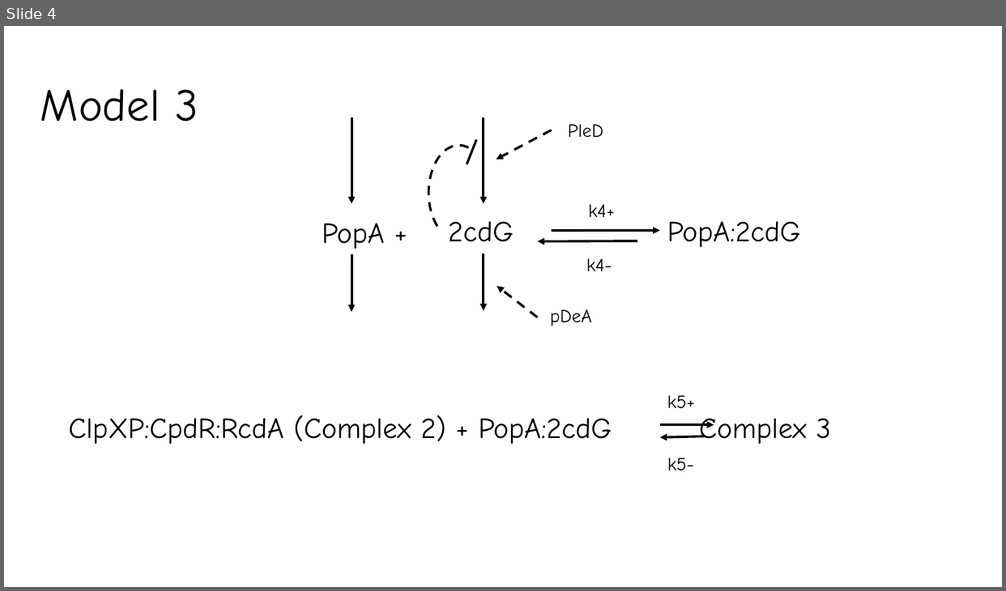
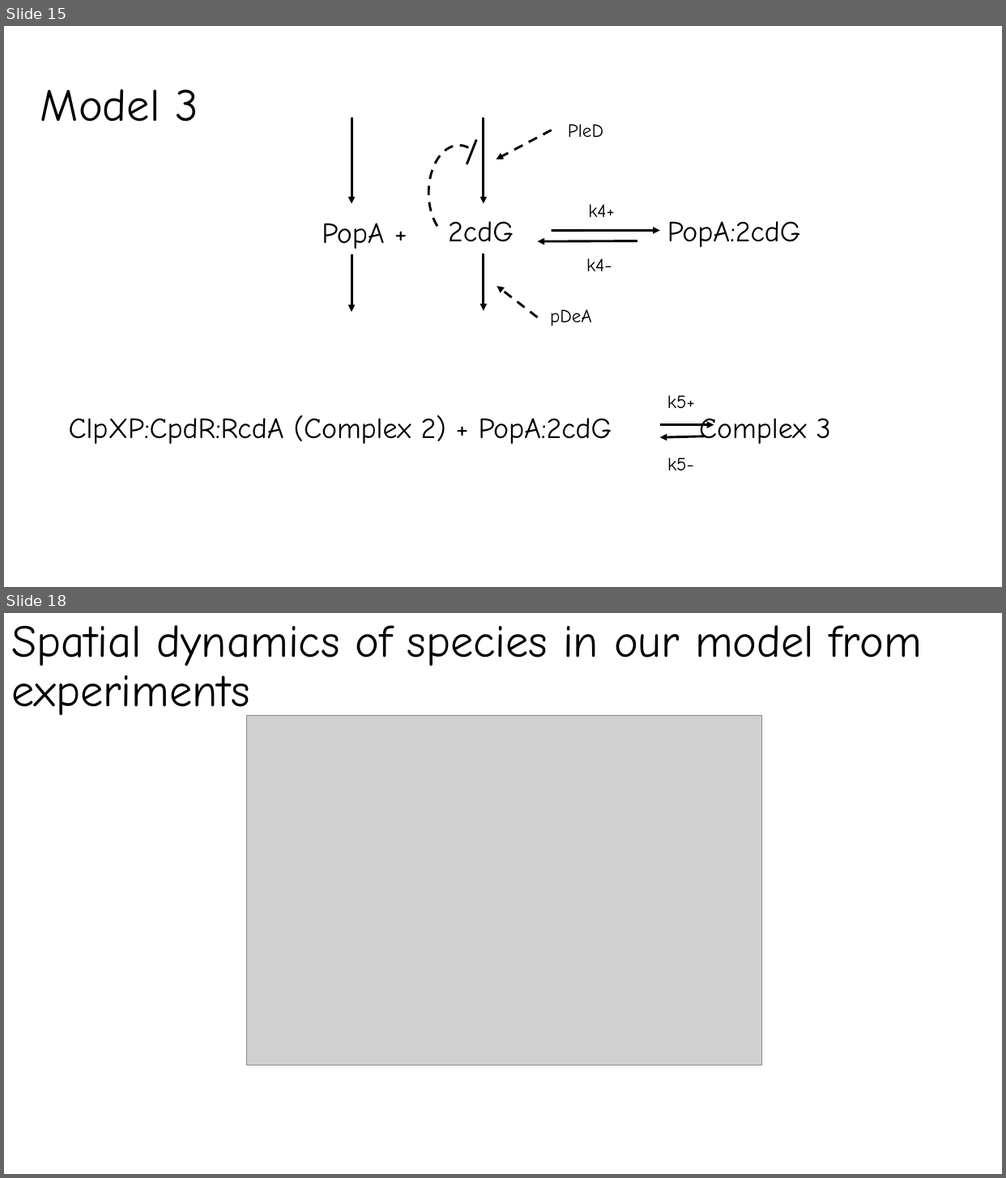
Before and after one commit to fly2Universe/CS6824, a slide deck: CS6824FinalPresentation.pptx. Shown one above the other, each under a label of ours: slide 4 before the commit, slides 15 and 18 after it; the slides between them are not shown. The pictures are 1006x591 and 1006x1178 pixels, drawn with LibreOffice and Linux fonts; fonts in the diff are those of the drawing; grey boxes stand for pictures. Boxes give left, top, right and bottom in pixels: in the first picture for what was removed or moved away, otherwise in the second. Text is boxed around its words. In the diff, an @@ line names an element or a change of style, - is before the commit and + after.

```diff
--- a/CS6824FinalPresentation.pptx
+++ b/CS6824FinalPresentation.pptx
@@ slide 18 added at box(4, 613, 1002, 1174), background #FFFFFF @@
@@ title added at box(11, 625, 922, 721), 44 pt, text #000000 @@
+Spatial dynamics of species in our model from experiments
@@ picture added at box(246, 716, 762, 1066) @@
@@ what was slide 4 is now slide 15 @@
```
Also in this commit, not shown: 2 slides changed, 11 other slides added, 7 slides removed.
